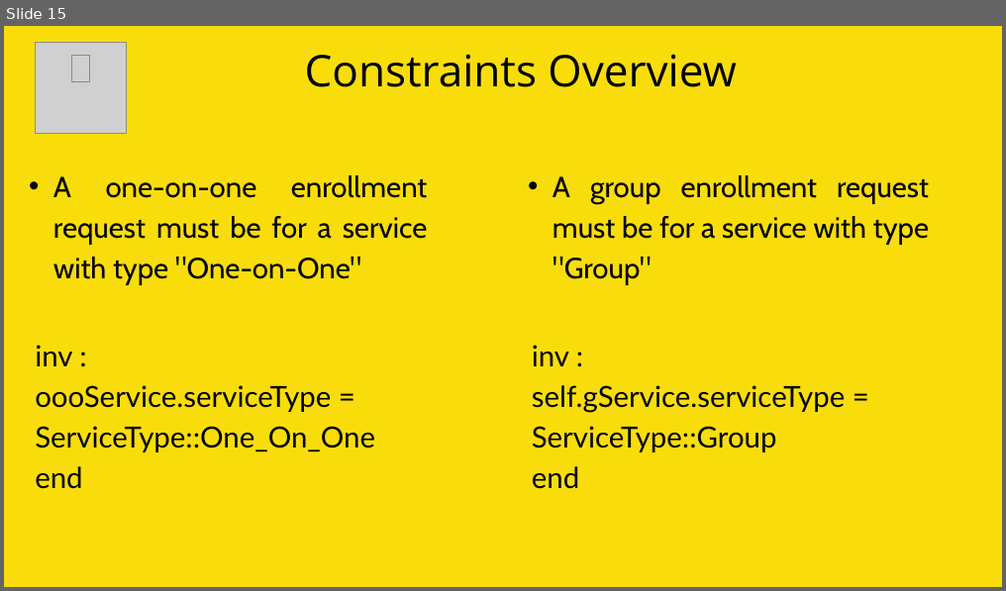
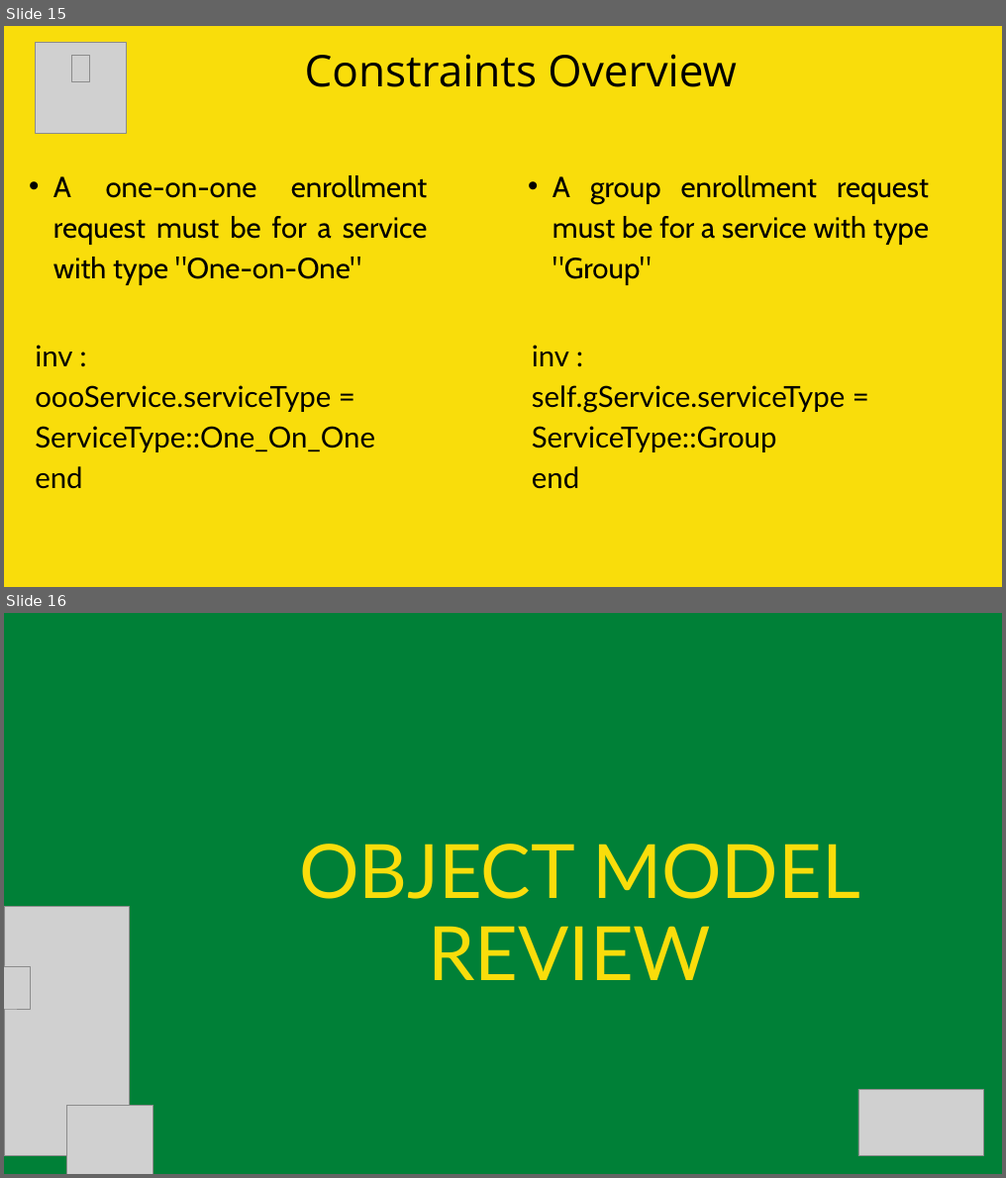
Before and after one commit to Jiinngerbread/TutorsJA, a slide deck: TutorJA - P2.pptx. Shown one above the other, each under a label of ours: slide 15 before the commit, slides 15 and 16 after it. The pictures are 1006x591 and 1006x1178 pixels, drawn with LibreOffice and Linux fonts; fonts in the diff are those of the drawing; grey boxes stand for pictures; background and template pictures are left out. Boxes give left, top, right and bottom in pixels: in the first picture for what was removed or moved away, otherwise in the second. Text is boxed around its words. In the diff, an @@ line names an element or a change of style, - is before the commit and + after.

```diff
--- a/TutorJA - P2.pptx
+++ b/TutorJA - P2.pptx
@@ slide 16 added at (4, 613, 1002, 1174), background #008037 @@
@@ text added at (299, 844, 860, 980), 108.2 pt, text #F9DD0B @@
+OBJECT MODEL REVIEW
@@ picture added at (4, 906, 130, 1157) @@
@@ picture added at (4, 966, 30, 1009) @@
@@ picture added at (66, 1105, 153, 1174) @@
@@ picture added at (858, 1089, 983, 1156) @@
```
Also in this commit, not shown: 6 other slides added, 9 slides removed.
